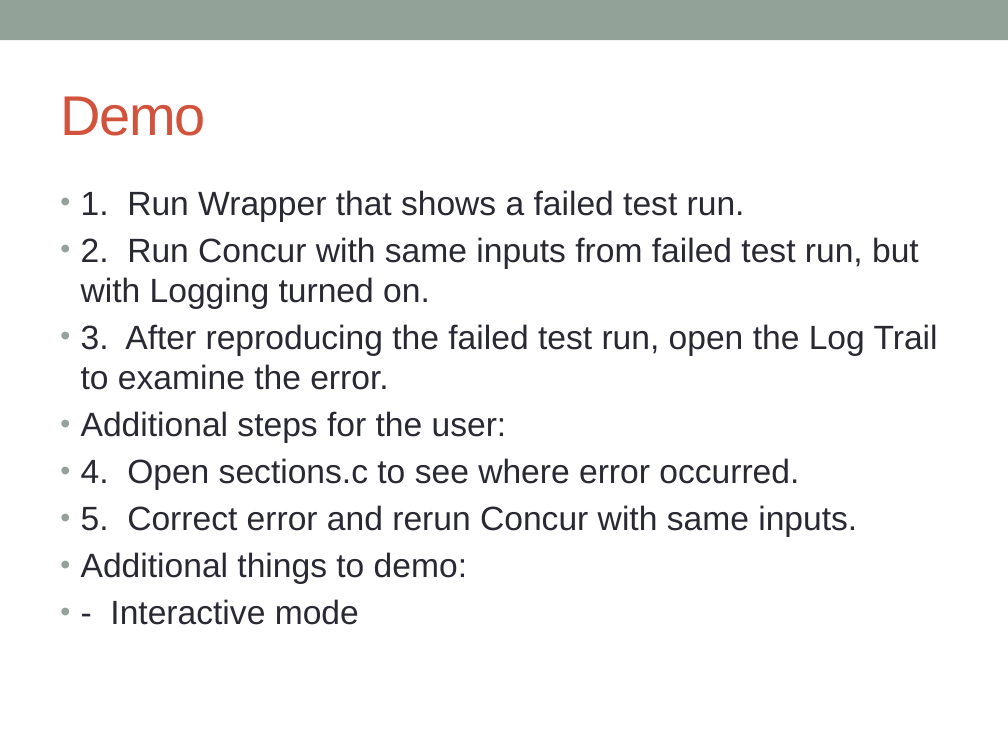
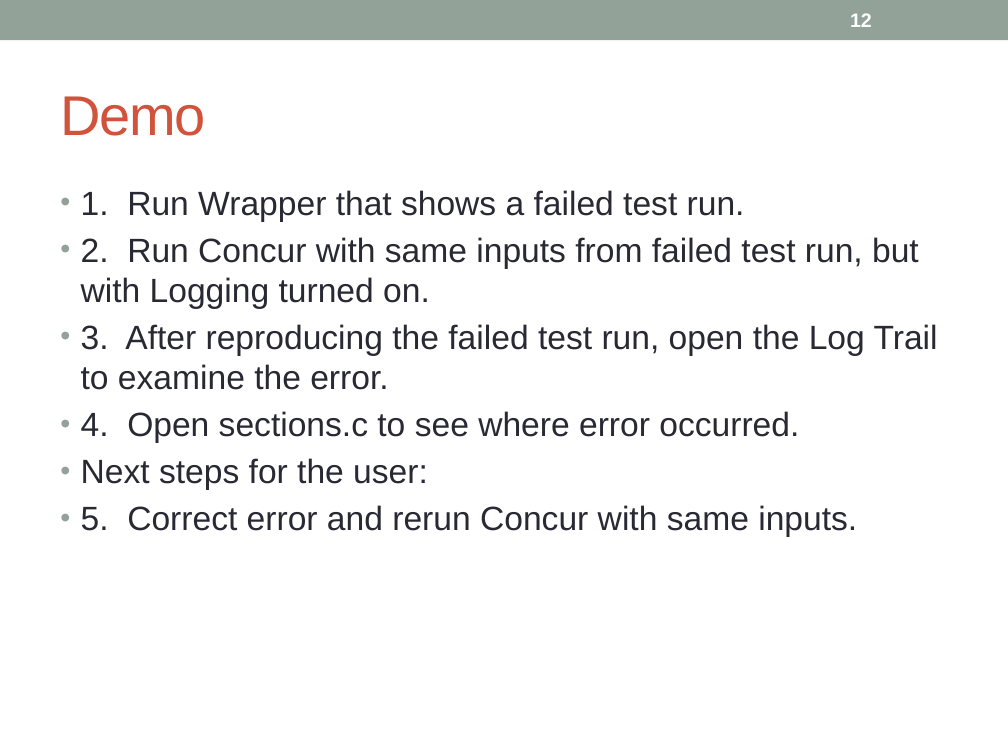
Before and after one commit to concurTestFramework/concurTestFramework, a slide deck: slide 12 of Documents/Concur_Presentation.pptx. Drawn at 1008x756 pixels with LibreOffice and Linux fonts; fonts in the diff are those of the drawing. Boxes give left, top, right and bottom in pixels: in the first picture for what was removed or moved away, otherwise in the second. Text is boxed around its words. In the diff, an @@ line names an element or a change of style, - is before the commit and + after.

```diff
--- a/Documents/Concur_Presentation.pptx
+++ b/Documents/Concur_Presentation.pptx
@@ page number added at [850,13,872,27], 14 pt, text #FFFFFF, bold @@
+12
@@ text at [81,411,507,443]: paragraph removed @@
-• Additional steps for the user:
@@ text at [81,458,428,490]: paragraph added @@
+• Next steps for the user:
@@ text at [81,552,467,625]: paragraphs removed @@
-• Additional things to demo:
-• - Interactive mode
```
Also in this commit, not shown: 21 other slides changed.
